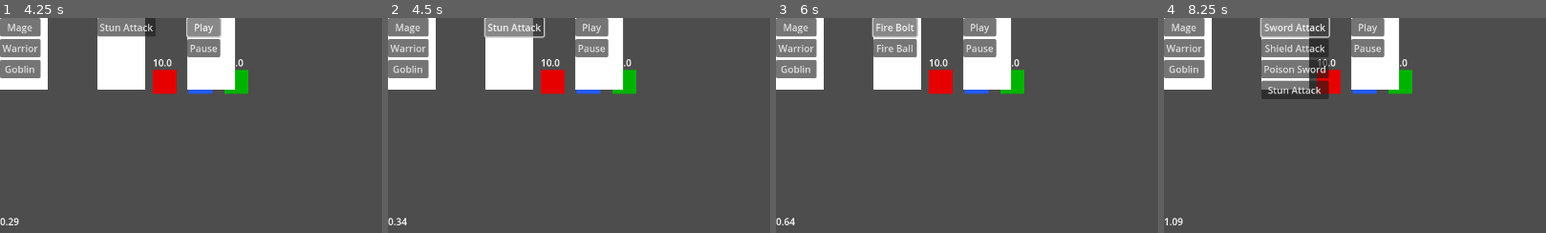
Above: before the commit, frames 1-4 (left to right).
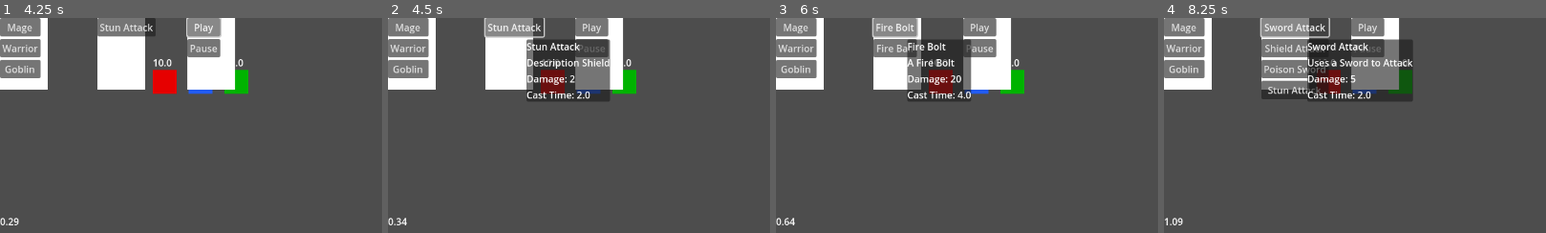
Above: after the commit, the same moments.

Repository: Ravars/non-turn-based-rpg
Game: Godot game, scene res://Scenes/MainScene.tscn
Two runs of this game, one before a commit and one after it. Both use one fixed random seed, a clock stepped at 60 frames per second and the inputs below.
Inputs:
- Up to frame 1 (4.25 s): click "Mage" at 0.5 s; click "Warrior" at 1.25 s; click "Goblin" at 2 s; click "Play" at 2.75 s; click "Play" at 3.5 s
- Up to frame 2 (4.5 s): click "Stun Attack" at 4.25 s
- Up to frame 3 (6 s): click "Mage" at 5 s; click "Fire Bolt" at 5.75 s
- Up to frame 4 (8.25 s): click "Fire Ball" at 6.5 s; click "Warrior" at 7.25 s; click "Sword Attack" at 8 s
The pictures show only the part of the screen within x 0-50%, y 0-50%; the shares and areas given below are measured in that part.

Frame 1 is identical in both runs. In frame 2, 5.9% of the frame differs, in the area x 36-59%, y 9-39%; in frame 3, 4.5%; in frame 4, 7.0%, in the area x 37-65%, y 9-39%.

Commit message:
Skill stats hover;

Diff:
--- a/Scenes/AbilityButton.tscn
+++ b/Scenes/AbilityButton.tscn
@@ -1,9 +1,11 @@
-[gd_scene load_steps=2 format=3 uid="uid://bbp0som1xstur"]
+[gd_scene load_steps=3 format=3 uid="uid://bbp0som1xstur"]
 
 [ext_resource type="Script" uid="uid://b0lkmp38eoyrt" path="res://Scripts/UI/ability_button.gd" id="1_xcdh0"]
+[ext_resource type="PackedScene" uid="uid://4j6m8yck0tuw" path="res://Scenes/UI/SkillTooltip.tscn" id="2_r5a5u"]
 
 [node name="AbilityButton" type="Button"]
 script = ExtResource("1_xcdh0")
+tooltip_scene = ExtResource("2_r5a5u")
 
 [node name="Label" type="Label" parent="."]
 layout_mode = 0
--- a/Scenes/PlayerActionPanel.tscn
+++ b/Scenes/PlayerActionPanel.tscn
@@ -1,6 +1,7 @@
-[gd_scene load_steps=2 format=3 uid="uid://of55w5nk6rnu"]
+[gd_scene load_steps=3 format=3 uid="uid://of55w5nk6rnu"]
 
 [ext_resource type="Script" uid="uid://dj741o7ag76cu" path="res://Scripts/UI/player_action_panel.gd" id="1_14yrx"]
+[ext_resource type="PackedScene" uid="uid://bbp0som1xstur" path="res://Scenes/AbilityButton.tscn" id="2_g7jcn"]
 
 [node name="PlayerActionPanel" type="Control"]
 layout_mode = 3
@@ -10,6 +11,7 @@
 grow_horizontal = 2
 grow_vertical = 2
 script = ExtResource("1_14yrx")
+ability_button_scene = ExtResource("2_g7jcn")
 
 [node name="ColorRect" type="ColorRect" parent="."]
 layout_mode = 0
--- /dev/null
+++ b/Scenes/UI/SkillTooltip.tscn
@@ -0,0 +1,24 @@
+[gd_scene load_steps=2 format=3 uid="uid://4j6m8yck0tuw"]
+
+[ext_resource type="Script" uid="uid://b880q8jace6kx" path="res://Scripts/UI/skill_tooltip.gd" id="1_7ra15"]
+
+[node name="SkillTooltip" type="PanelContainer"]
+offset_right = 1.0
+offset_bottom = 104.0
+size_flags_horizontal = 4
+script = ExtResource("1_7ra15")
+
+[node name="VBoxContainer" type="VBoxContainer" parent="."]
+layout_mode = 2
+
+[node name="NameLabel" type="Label" parent="VBoxContainer"]
+layout_mode = 2
+
+[node name="DescriptionLabel" type="Label" parent="VBoxContainer"]
+layout_mode = 2
+
+[node name="DamageLabel" type="Label" parent="VBoxContainer"]
+layout_mode = 2
+
+[node name="CastTimeLabel" type="Label" parent="VBoxContainer"]
+layout_mode = 2
--- a/Scripts/UI/ability_button.gd
+++ b/Scripts/UI/ability_button.gd
@@ -5,6 +5,12 @@
 var skill_data: SkillData
 var hero_owner: Unit
 @export var timeline_ui: PlayerActionPanel
+@export var tooltip_scene: PackedScene
+var current_tooltip = null
+
+func _ready():
+	mouse_entered.connect(_on_mouse_entered)
+	mouse_exited.connect(_on_mouse_exited)
 
 func _get_drag_data(_at_position: Vector2) -> Variant:
 	if timeline_ui and timeline_ui.is_selecting_target:
@@ -27,3 +33,18 @@
 
 func set_hero_owner(hero: Unit):
 	self.hero_owner = hero
+
+func _on_mouse_entered():
+	if is_instance_valid(current_tooltip):
+		current_tooltip.queue_free()
+
+	current_tooltip = tooltip_scene.instantiate()
+	current_tooltip.update_info(skill_data)
+	timeline_ui.add_child(current_tooltip)
+	# get_tree().root.add_child(current_tooltip)
+	current_tooltip.global_position = get_global_mouse_position() + Vector2(20, 20)
+
+func _on_mouse_exited():
+	if is_instance_valid(current_tooltip):
+		current_tooltip.queue_free()
+		current_tooltip = null
--- a/Scripts/UI/player_action_panel.gd
+++ b/Scripts/UI/player_action_panel.gd
@@ -3,7 +3,7 @@
 var selected_char: Unit
 var action_awaiting_target: TimelineAction = null
 var is_selecting_target: bool = false
-
+@export var ability_button_scene: PackedScene
 func _ready():
 	print("Ready PlayerActionPanel")
 	CombatManager.battle_initialized.connect(instantiate_button)
@@ -55,7 +55,8 @@
 		child.queue_free()
 
 	for skill in selected_char.skills:
-		var botao = Ability_button.new()
+		# var botao = Ability_button.new()
+		var botao = ability_button_scene.instantiate()
 		botao.text = skill.skill_name
 		botao.set_skill(skill)
 		botao.set_hero_owner(selected_char)
--- /dev/null
+++ b/Scripts/UI/skill_tooltip.gd
@@ -0,0 +1,7 @@
+extends PanelContainer
+
+func update_info(skill: SkillData) -> void:
+	$VBoxContainer/NameLabel.text = skill.skill_name
+	$VBoxContainer/DescriptionLabel.text = skill.skill_description
+	$VBoxContainer/DamageLabel.text = "Damage: {0}".format({0: str(skill.damage)})
+	$VBoxContainer/CastTimeLabel.text = "Cast Time: {0}".format({0: str(skill.cast_time)})
Not shown, added: Scripts/UI/skill_tooltip.gd.uid
